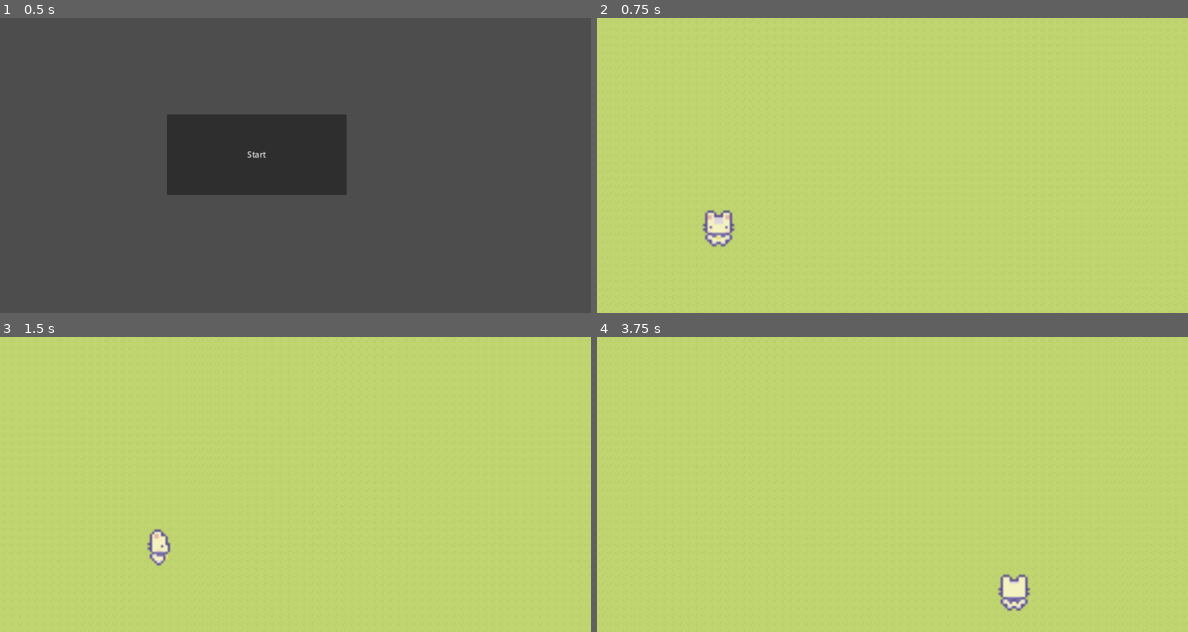
Above: before the commit, frames 1-4 (two rows, left to right).
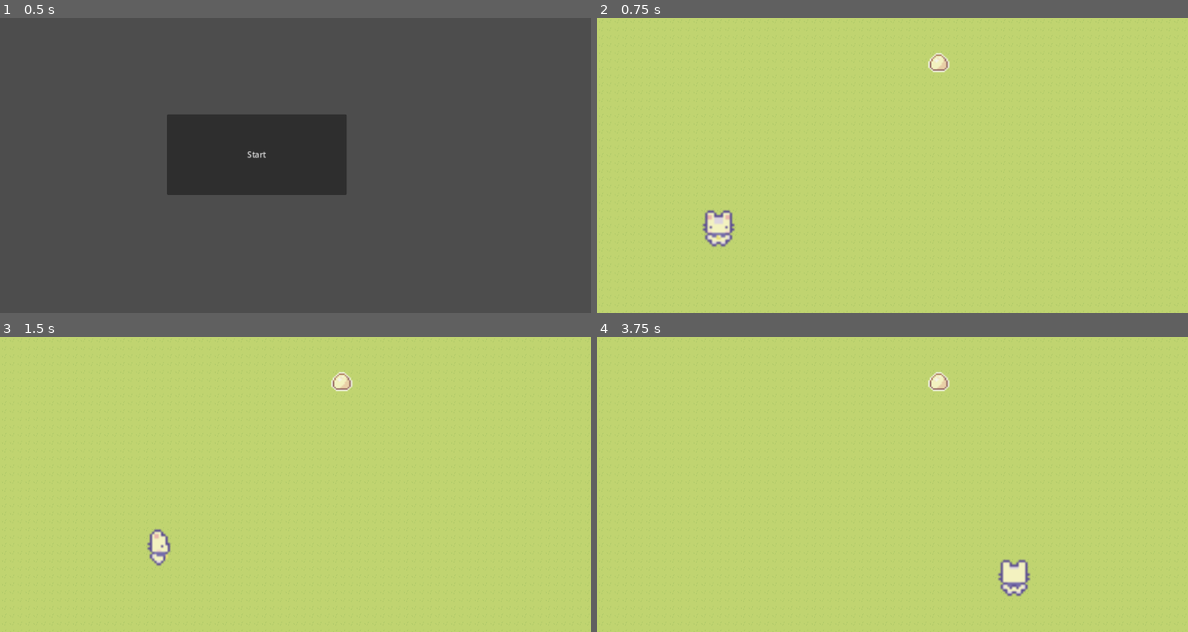
Above: after the commit, the same moments.

Repository: Krishtalbot/Lallu
Game: Godot game, scene res://main.tscn
The game is run twice, just before and just after one commit, with the same random seed, the same clock (stepped at 60 frames per second) and the same inputs.
Inputs:
- Up to frame 1 (0.5 s): no input
- Up to frame 2 (0.75 s): click "Start" at 0.5 s
- Up to frame 3 (1.5 s): tap Enter at 1.25 s; hold Right (right) from 1.28 s (still down)
- Up to frame 4 (3.75 s): release Right (right) at 2.03 s; hold Down (down) 2.03-2.78 s; tap Space at 2.75 s; hold Right (right) 2.78-3.53 s; hold Up (up) from 3.53 s (still down)

Frame 1 is identical in both runs. In frame 2, 0.2% of the frame differs, in the area x 56-60%, y 11-19%; in frame 3, 0.2%; in frame 4, 0.9%, in the area x 56-74%, y 11-93%.

Commit message:
Added egg, collision left

Diff:
--- /dev/null
+++ b/Lallu/game/Egg/egg.gd
@@ -0,0 +1,17 @@
+extends RigidBody2D
+
+signal hit
+
+# Called when the node enters the scene tree for the first time.
+func _ready():
+	pass # Replace with function body.
+
+
+# Called every frame. 'delta' is the elapsed time since the previous frame.
+func _process(delta):
+	pass
+
+
+func _on_body_entered(body):
+	hide()
+	hit.emit()
--- /dev/null
+++ b/Lallu/game/Egg/egg.tscn
@@ -0,0 +1,23 @@
+[gd_scene load_steps=4 format=3 uid="uid://codk46tqlfred"]
+
+[ext_resource type="Script" path="res://Egg/egg.gd" id="1_lrbvr"]
+[ext_resource type="Texture2D" uid="uid://dok8010q28q64" path="res://Sprout Lands - Sprites - Basic pack/Sprout Lands - Sprites - Basic pack/Objects/Egg item.png" id="2_1tqt5"]
+
+[sub_resource type="CapsuleShape2D" id="CapsuleShape2D_u7h20"]
+radius = 18.0
+height = 36.0
+
+[node name="Egg" type="RigidBody2D"]
+gravity_scale = 0.0
+script = ExtResource("1_lrbvr")
+
+[node name="CollisionShape2D" type="CollisionShape2D" parent="."]
+position = Vector2(10, 8)
+shape = SubResource("CapsuleShape2D_u7h20")
+
+[node name="EggItem" type="Sprite2D" parent="."]
+position = Vector2(10, 6.75)
+scale = Vector2(3.045, 2.73154)
+texture = ExtResource("2_1tqt5")
+
+[connection signal="body_entered" from="." to="." method="_on_body_entered"]
--- a/Lallu/game/Player/lallu.gd
+++ b/Lallu/game/Player/lallu.gd
@@ -3,7 +3,7 @@
 signal hit
 @export var speed = 400
 var screen_size
-@onready var anim = get_node("$AnimatedSprite2D")
+@onready var anim = $AnimatedSprite2D
 
 func _ready():
 	screen_size = get_viewport_rect().size
@@ -22,24 +22,30 @@
 
 	if velocity.length() > 0:
 		velocity = velocity.normalized() * speed
-		$AnimatedSprite2D.play()
+		anim.play()
 	else:
-		$AnimatedSprite2D.stop()
+		anim.stop()
 
 	position += velocity * delta
-	position = position.clamp(Vector2.ZERO, screen_size)
+	position.x = clamp(position.x, 26, screen_size.x - 26)
+	position.y = clamp(position.y, 30, screen_size.y - 30)
 
 	if velocity.x != 0 && velocity.x > 0:
-		$AnimatedSprite2D.animation = "right"
+		anim.animation = "right"
 		# See the note below about boolean assignment.
 	elif velocity.x != 0 && velocity.x < 0:
-		$AnimatedSprite2D.animation = "left"
+		anim.animation = "left"
 	elif velocity.y != 0 && velocity.y > 0:
-		$AnimatedSprite2D.animation = "down"
+		anim.animation = "down"
 	elif velocity.y != 0 && velocity.y < 0:
-		$AnimatedSprite2D.animation = "up"
+		anim.animation = "up"
 
 
 func _on_body_entered(body):
 	hit.emit()
 	$CollisionShape2D.set_deferred("disabled", true)
+
+#func start(pos):
+#	position = pos
+#	show()
+#	$CollisionShape2D.disabled = false
--- a/Lallu/game/level_1.tscn
+++ b/Lallu/game/level_1.tscn
@@ -1,7 +1,8 @@
-[gd_scene load_steps=5 format=3 uid="uid://cm2lbknqpbfc5"]
+[gd_scene load_steps=6 format=3 uid="uid://cm2lbknqpbfc5"]
 
 [ext_resource type="Texture2D" uid="uid://07oirtqsey4h" path="res://Sprout Lands - Sprites - Basic pack/Sprout Lands - Sprites - Basic pack/Tilesets/Grass.png" id="1_xu0eu"]
 [ext_resource type="PackedScene" uid="uid://ihe4av2lhh1g" path="res://Player/lallu.tscn" id="2_x3oev"]
+[ext_resource type="PackedScene" uid="uid://codk46tqlfred" path="res://Egg/egg.tscn" id="3_5l7es"]
 
 [sub_resource type="TileSetAtlasSource" id="TileSetAtlasSource_36mhi"]
 texture = ExtResource("1_xu0eu")
@@ -90,3 +91,7 @@
 [node name="Lallu" parent="." instance=ExtResource("2_x3oev")]
 position = Vector2(247, 428)
 scale = Vector2(4.54103, 4.54103)
+
+[node name="Egg" parent="." instance=ExtResource("3_5l7es")]
+position = Vector2(684, 84)
+scale = Vector2(0.88, 0.88)
